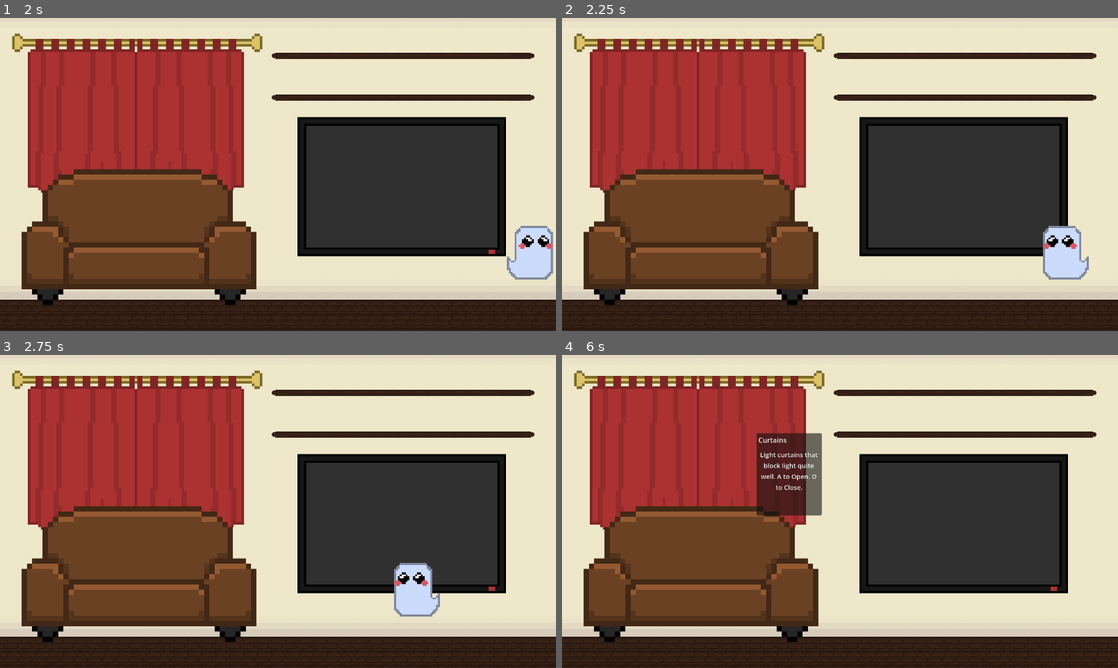
Above: before the commit, frames 1-4 (two rows, left to right).
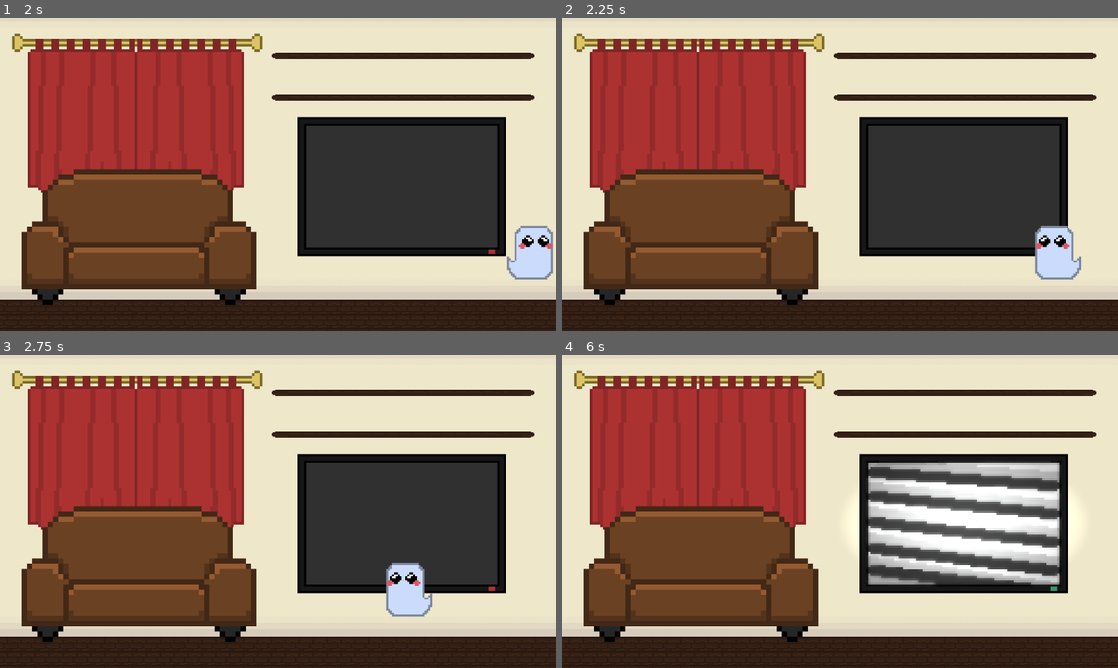
Above: after the commit, the same moments.

Repository: SilentPrincess108/jumpstart_game
Game: Godot game, scene res://scenes/Levels/level_2.tscn
Two runs of this game, one before a commit and one after it. Both use one fixed random seed, a clock stepped at 60 frames per second and the inputs below. This scene is started directly instead of the project's main scene.
Inputs (mouse positions are in pixels of both pictures, inside the frame that each line leads up to):
- Up to frame 1 (2 s): tap Enter (key_unlock) at 0.5 s; move the mouse to (133, 121) at 0.52 s; hold W (up) 0.53-1.28 s; hold D (right) from 0.53 s (still down); move the mouse to (166, 190) at 1.27 s; tap Q (De-possess) at 1.35 s; tap W (up) at 1.52, 1.55, 1.82 s
- Up to frame 2 (2.25 s): move the mouse to (895, 105) at 2.02 s; release D (right) at 2.03 s; hold A (left) from 2.03 s (still down); hold W (up) from 2.03 s (still down); tap E (Possess) at 2.1 s
- Up to frame 3 (2.75 s): keep holding A (left); keep holding W (up)
- Up to frame 4 (6 s): move the mouse to (812, 574) at 2.77 s; release A (left) at 2.78 s; release W (up) at 2.78 s; hold D (right) 2.78-4.28 s; tap Enter (key_unlock) at 2.85, 5.75, 5.85 s; tap W (up) at 3.02, 3.05, 3.32, 4.52, 4.55, 4.82 s; move the mouse to (1006, 558) at 3.52 s; hold W (up) 3.53-4.28 s; tap Space at 4.25 s; move the mouse to (673, 464) at 4.27 s; hold A (left) 4.28-5.03 s; tap Q (De-possess) at 4.35 s; move the mouse to (867, 511) at 5.02 s; hold D (right) 5.03-5.78 s; hold W (up) 5.03-5.78 s; tap E (Possess) at 5.1 s; move the mouse to (756, 433) at 5.77 s; hold A (left) from 5.78 s (still down)

Frame 1 is identical in both runs. In frame 2, 0.8% of the frame differs, in the area x 85-95%, y 66-84%; in frame 3, 0.8%; in frame 4, 14%, in the area x 35-92%, y 24-76%.
Error in both runs: Invalid assignment of property or key 'possessed' with value of type 'bool' on a base object of type 'Nil'. (res://scripts/pop_ups.gd:26)

Commit message:
Added sprite script s and level transition

Diff:
--- a/scenes/Levels/level_2.tscn
+++ b/scenes/Levels/level_2.tscn
@@ -1,10 +1,11 @@
-[gd_scene load_steps=8 format=3 uid="uid://myv82j61be3r"]
+[gd_scene load_steps=11 format=3 uid="uid://myv82j61be3r"]
 
 [ext_resource type="Texture2D" uid="uid://b41rveve1bgca" path="res://assets/sprites/tileset.png" id="1_b27d1"]
 [ext_resource type="PackedScene" uid="uid://drlydl3oc1twi" path="res://scenes/curtains.tscn" id="2_603ed"]
 [ext_resource type="PackedScene" uid="uid://baxpx50ne2e6i" path="res://scenes/player.tscn" id="3_04sgr"]
 [ext_resource type="PackedScene" uid="uid://bpcsipr53r7cc" path="res://scenes/couch.tscn" id="4_3s172"]
 [ext_resource type="PackedScene" uid="uid://1q8se1xcaun" path="res://scenes/tv.tscn" id="4_pyh4d"]
+[ext_resource type="PackedScene" uid="uid://b64vxu788q2qb" path="res://scenes/invisible_walls.tscn" id="6_yye74"]
 
 [sub_resource type="TileSetAtlasSource" id="TileSetAtlasSource_603ed"]
 texture = ExtResource("1_b27d1")
@@ -43,6 +44,15 @@
 physics_layer_0/collision_layer = 1
 sources/0 = SubResource("TileSetAtlasSource_603ed")
 
+[sub_resource type="Gradient" id="Gradient_ppgk2"]
+offsets = PackedFloat32Array(0, 0.714286, 0.720779)
+colors = PackedColorArray(1, 1, 1, 1, 0, 0, 0, 1, 0, 0, 0, 1)
+
+[sub_resource type="GradientTexture2D" id="GradientTexture2D_3s172"]
+gradient = SubResource("Gradient_ppgk2")
+fill = 1
+fill_from = Vector2(0.5, 0.5)
+
 [node name="level 2" type="Node2D"]
 
 [node name="TileMap" type="TileMap" parent="."]
@@ -54,6 +64,13 @@
 layer_1/name = "mid"
 layer_1/tile_data = PackedInt32Array(-589823, 0, 3, -393215, 0, 3, -589822, 0, 3, -393214, 0, 3, -589821, 0, 3, -393213 …(467 unchanged characters)…
 
+[node name="PointLight2D" type="PointLight2D" parent="."]
+position = Vector2(286, 27.5)
+scale = Vector2(9.25392, 5.23438)
+color = Color(0.811765, 0.819608, 0.819608, 1)
+shadow_enabled = true
+texture = SubResource("GradientTexture2D_3s172")
+
 [node name="Items" type="Node" parent="."]
 
 [node name="curtains" parent="Items" instance=ExtResource("2_603ed")]
@@ -64,6 +81,7 @@
 position = Vector2(285, 28)
 scale = Vector2(5, 5)
 collision_layer = 4
+item_desc = "A 60 inch flat screen TV. W to turn on. S to turn off."
 
 [node name="couch" parent="Items" instance=ExtResource("4_3s172")]
 position = Vector2(-320, 144)
@@ -74,3 +92,5 @@
 
 [node name="player" parent="." instance=ExtResource("3_04sgr")]
 position = Vector2(151, 186)
+
+[node name="InvisibleWalls" parent="." instance=ExtResource("6_yye74")]
--- a/scenes/bot.tscn
+++ b/scenes/bot.tscn
@@ -17,6 +17,7 @@
 script = ExtResource("1_qpkb6")
 item_name = "AstroBot"
 item_desc = "This is Astrobot from the PlayStation game AstroBot"
+energy = 2
 mass = 2
 
 [node name="Sprite2D" type="Sprite2D" parent="."]
--- a/scenes/bucket.tscn
+++ b/scenes/bucket.tscn
@@ -15,6 +15,7 @@
 script = ExtResource("1_4mj0c")
 item_name = "Bucket"
 item_desc = "A red bucket that smells weird"
+energy = 1
 
 [node name="CollisionShape2D" type="CollisionShape2D" parent="."]
 position = Vector2(-6, 5)
--- a/scenes/tv.tscn
+++ b/scenes/tv.tscn
@@ -1,5 +1,6 @@
-[gd_scene load_steps=4 format=3 uid="uid://1q8se1xcaun"]
+[gd_scene load_steps=5 format=3 uid="uid://1q8se1xcaun"]
 
+[ext_resource type="Script" uid="uid://bo5x1w3ihi12q" path="res://scripts/tv.gd" id="1_0vvss"]
 [ext_resource type="Texture2D" uid="uid://c7pbjeqwr3xts" path="res://assets/sprites/TV_off.png" id="1_nqyhj"]
 
 [sub_resource type="RectangleShape2D" id="RectangleShape2D_0vvss"]
@@ -9,6 +10,9 @@
 size = Vector2(96, 64)
 
 [node name="TV" type="CharacterBody2D"]
+script = ExtResource("1_0vvss")
+item_name = "TV"
+item_desc = "A 60 in flat screen TV. W to turn on. S to turn off."
 
 [node name="Sprite2D" type="Sprite2D" parent="."]
 texture = ExtResource("1_nqyhj")
--- a/scripts/GameManager.gd
+++ b/scripts/GameManager.gd
@@ -1,3 +1,11 @@
 extends Node
 
 var door_unlocked: bool = false
+const FILE_BEGIN = "res://scenes/Levels/level_"
+
+func next_level():
+	var current_scene_file = get_tree().current_scene.scene_file_path
+	var next_level_number = current_scene_file.to_int() + 1
+
+	var next_level_path = FILE_BEGIN + str(next_level_number) + ".tscn"
+	get_tree().change_scene_to_file(next_level_path)
--- a/scripts/curtains.gd
+++ b/scripts/curtains.gd
@@ -1,7 +1,4 @@
 extends "res://scripts/item.gd"
-
-var on = load("res://assets/sprites/lightswitch_on.png")
-var off = load("res://assets/sprites/lightswitch_off.png")
 
 @onready var animated_sprite: AnimatedSprite2D = $AnimatedSprite2D
 
--- a/scripts/player.gd
+++ b/scripts/player.gd
@@ -5,6 +5,7 @@
 
 @onready var player = $Sprite2D
 
+@export var possessionEnergy: int = 10
 
 var gravity = ProjectSettings.get_setting("physics/2d/default_gravity")
 var possessing = false
@@ -39,7 +40,7 @@
 		player.flip_h = false
 	move_and_slide()
 	if GameManager.door_unlocked and in_door_zone:
-		print("Level done")
+		GameManager.next_level()
 
 
 func _on_door_body_entered(body: CharacterBody2D) -> void:
--- /dev/null
+++ b/scripts/tv.gd
@@ -0,0 +1,25 @@
+extends "res://scripts/item.gd"
+
+var on = load("res://assets/sprites/TV_on.png")
+var off = load("res://assets/sprites/TV_off.png")
+
+@onready var point_light: PointLight2D = $"../../PointLight2D"
+
+func _ready() -> void:
+	hover_area.mouse_entered.connect(_on_mouse_entered)
+	hover_area.mouse_exited.connect(_on_mouse_exited)
+	sprite.texture = off
+	point_light.enabled = false
+
+func _physics_process(delta: float) -> void:
+	if possessed:
+		get_input(Input, delta)
+
+func get_input(event, delta):
+	#Check for key presses
+	if event.is_action_pressed("up"):
+		sprite.texture = on
+		point_light.enabled = true
+	elif event.is_action_pressed("down"):
+		sprite.texture = off
+		point_light.enabled = false
Not shown: 1 places in scenes/Levels/level_1.tscn that only renumber resources
Not shown, added: scripts/tv.gd.uid
